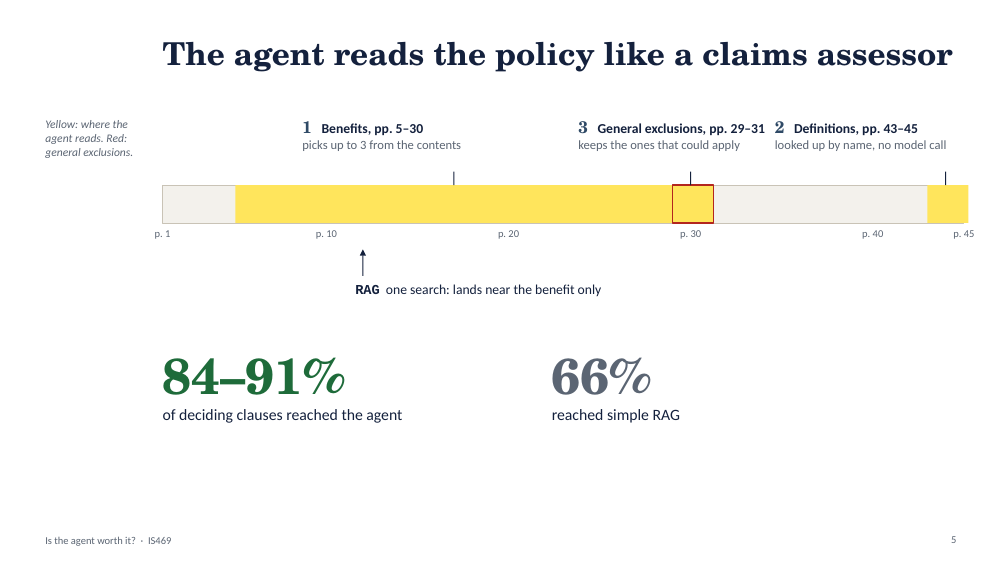
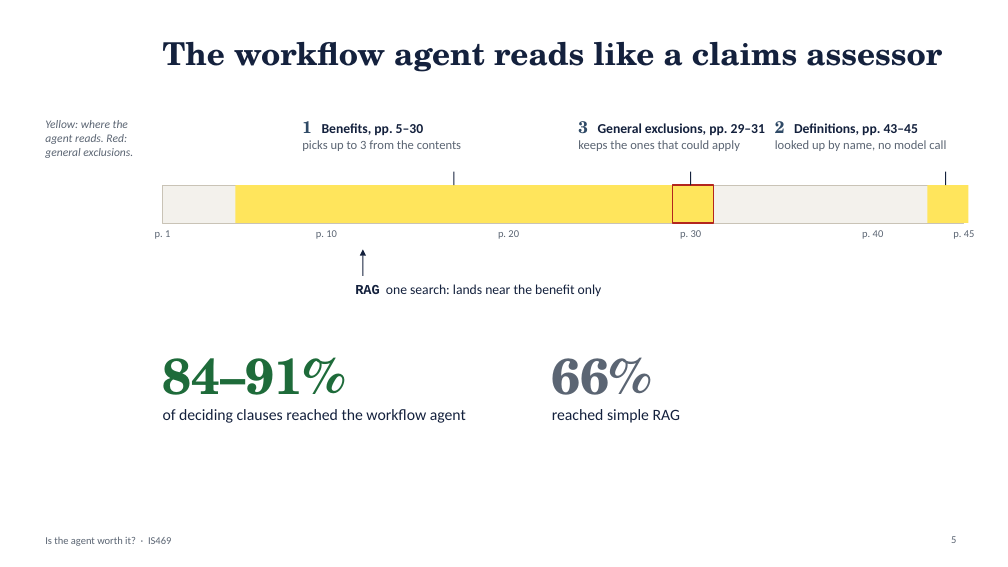
Before and after one commit to yezhan58-oss/insurance_policy_checker-rag, a slide deck: slide 5 of docs/IS469_presentation.pptx. Drawn at 1008x567 pixels with LibreOffice and Linux fonts; fonts in the diff are those of the drawing. Boxes give left, top, right and bottom in pixels: in the first picture for what was removed or moved away, otherwise in the second. Text is boxed around its words. In the diff, an @@ line names an element or a change of style, - is before the commit and + after.

Commit message:
Slides and script consistent: 5 methods, workflow agent named, method gain +2 to +6, plain-words significance

```diff
--- a/docs/IS469_presentation.pptx
+++ b/docs/IS469_presentation.pptx
@@ title at box(163, 42, 942, 72): text changed @@
-The agent reads the policy like a claims assessor
+The workflow agent reads like a claims assessor
@@ text at box(163, 409, 466, 423): text changed @@
-of deciding clauses reached the agent
+of deciding clauses reached the workflow agent
```
Also in this commit, not shown: 3 other slides changed, 1 other file.
